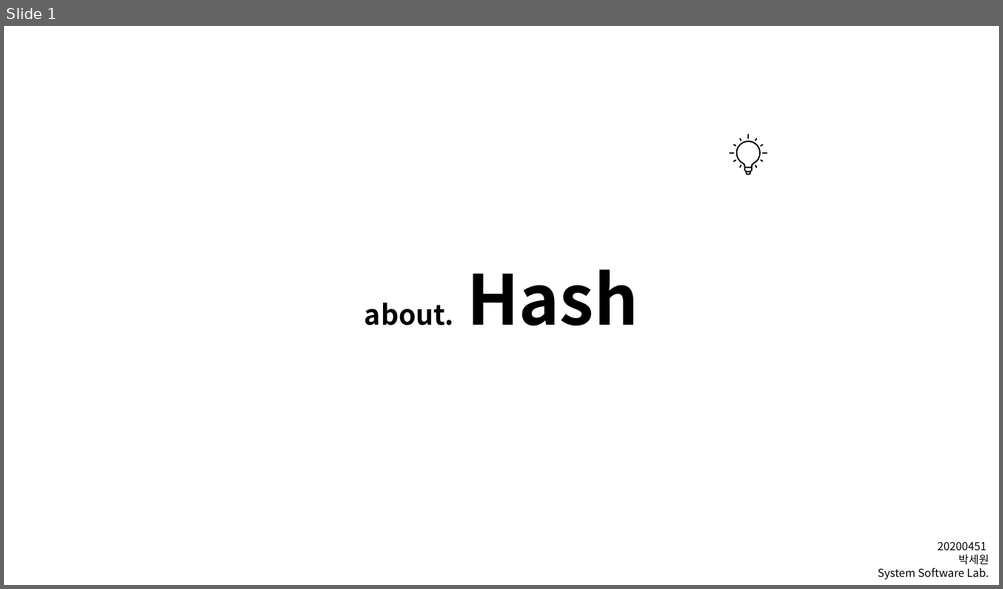
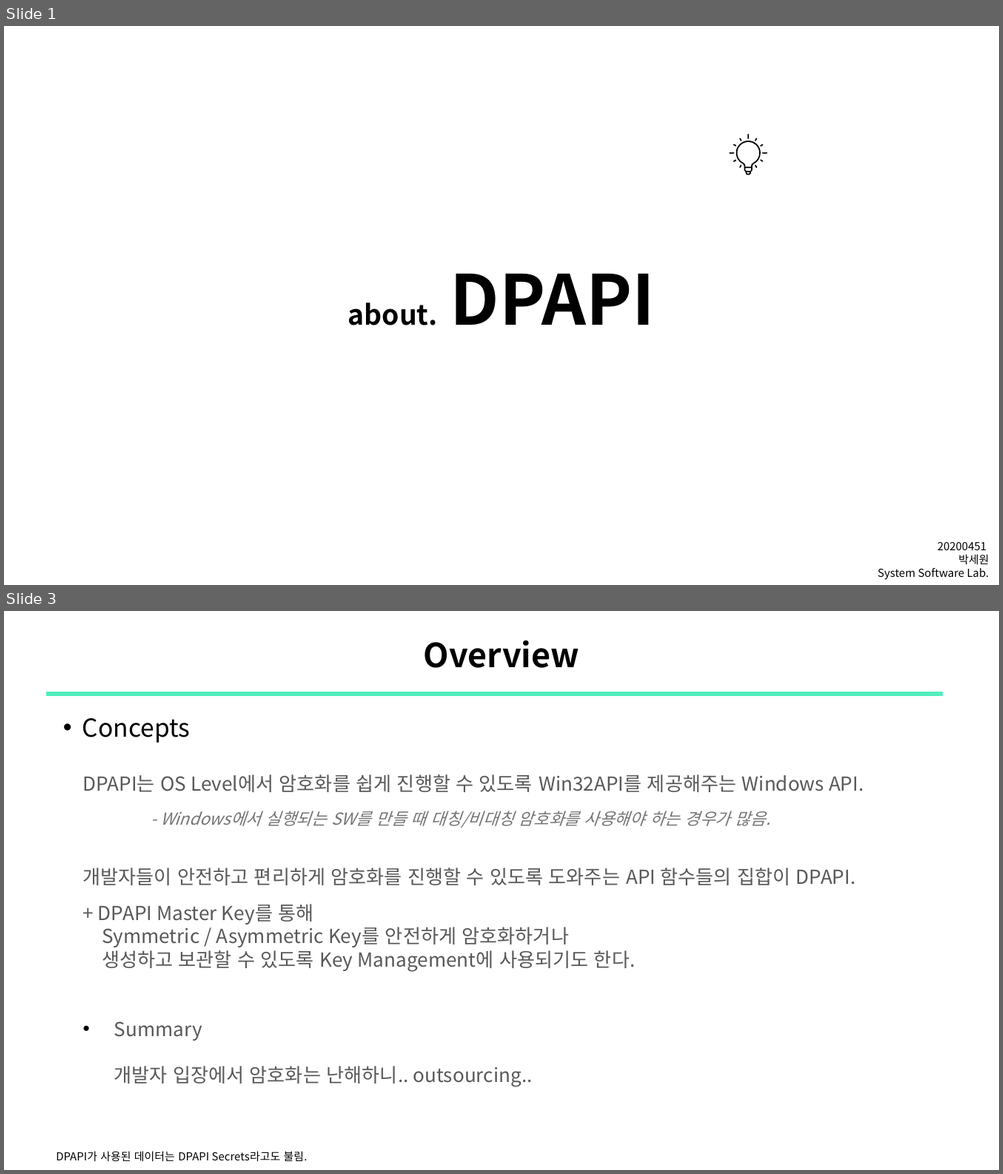
Before and after one commit to sewonpark-sec/SSL-Seminar, a slide deck: 14_DPAPI.pptx. Shown one above the other, each under a label of ours: slide 1 before the commit, slides 1 and 3 after it; the slides between them are not shown. The pictures are 1003x589 and 1003x1174 pixels, drawn with LibreOffice and Linux fonts; fonts in the diff are those of the drawing. Boxes give left, top, right and bottom in pixels: in the first picture for what was removed or moved away, otherwise in the second. Text is boxed around its words. In the diff, an @@ line names an element or a change of style, - is before the commit and + after.

Commit message:
upload: DPAPI

```diff
--- a/14_DPAPI.pptx
+++ b/14_DPAPI.pptx
@@ slide 3 added at (4, 611, 999, 1170), background #FFFFFF @@
@@ title added at (424, 640, 579, 668), 24 pt, text #000000, bold @@
+Overview
@@ line added from (45, 694) to (943, 694), #51EEBC 3 pt @@
@@ text added at (82, 718, 863, 1088), 14 pt, text #595959 @@
+    • Concepts
+    DPAPI는 OS Level에서 암호화를 쉽게 진행할 수 있도록 Win32API를 제공해주는 Windows API.
+    - Windows에서 실행되는 SW를 만들 때 대칭/비대칭 암호화를 사용해야 하는 경우가 많음.
+    개발자들이 안전하고 편리하게 암호화를 진행할 수 있도록 도와주는 API 함수들의 집합이 DPAPI.
+    + DPAPI Master Key를 통해
+    Symmetric / Asymmetric Key를 안전하게 암호화하거나
+    생성하고 보관할 수 있도록 Key Management에 사용되기도 한다.
+    • Summary
+      개발자 입장에서 암호화는 난해하니.. outsourcing..
@@ text added at (56, 1151, 307, 1162), 8 pt, text #000000 @@
+DPAPI가 사용된 데이터는 DPAPI Secrets라고도 불림.
@@ slide 1 changed as well @@
@@ title at (348, 274, 655, 326): text changed @@
-about. Hash
+about. DPAPI
```
Also in this commit, not shown: 3 other slides changed, 12 other slides added, 16 slides removed.
